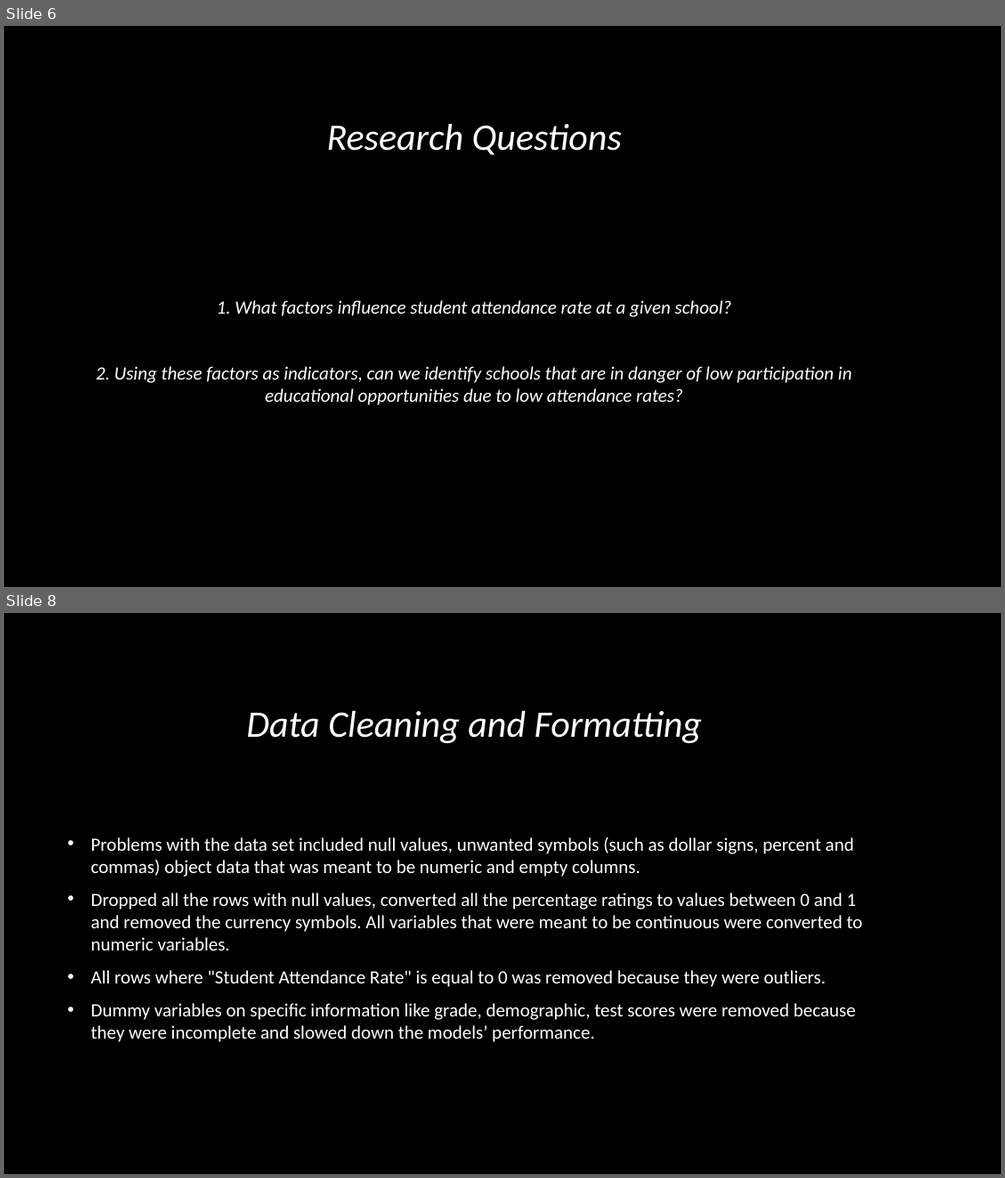
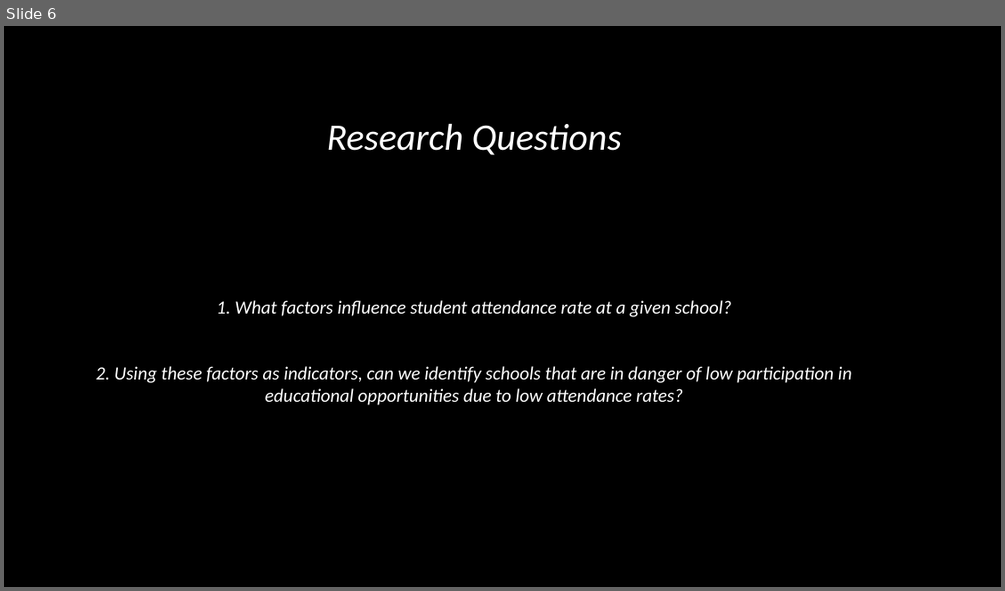
Before and after one commit to ayan1995/Thinkful, a slide deck: Bootcamp/Unit 3 Deeper into Supervised Learning/Supervised Learning Capstone/data-science-for-good/PASSNYC Capstone Predicting Attendance .pptx. Shown one above the other, each under a label of ours: slides 6 and 8 before the commit, slide 6 after it; the slides between them are not shown. The pictures are 1005x1178 and 1005x591 pixels, drawn with LibreOffice and Linux fonts; fonts in the diff are those of the drawing; background and template pictures are left out. Boxes give left, top, right and bottom in pixels: in the first picture for what was removed or moved away, otherwise in the second. Text is boxed around its words. In the diff, an @@ line names an element or a change of style, - is before the commit and + after.

Commit message:
Predicting Attendance Capstone

```diff
--- a/Bootcamp/Unit 3 Deeper into Supervised Learning/Supervised Learning Capstone/data-science-for-good/PASSNYC Capstone Predicting Attendance .pptx
+++ b/Bootcamp/Unit 3 Deeper into Supervised Learning/Supervised Learning Capstone/data-science-for-good/PASSNYC Capstone Predicting Attendance .pptx
@@ slide 8 removed at [4,613,1001,1174], background picture (left out) @@
@@ title removed at [246,711,702,744] @@
-Data Cleaning and Formatting
@@ text removed at [91,837,863,1042] @@
-• Problems with the data set included null values, unwanted symbols (such as dollar signs, percent and commas) object data that was meant to be numeric and empty columns.
-• Dropped all the rows with null values, converted all the percentage ratings to values between 0 and 1 and removed the currency symbols. All variables that were meant to be continuous were converted to numeric variables.
-• All rows where "Student Attendance Rate" is equal to 0 was removed because they were outliers.
-• Dummy variables on specific information like grade, demographic, test scores were removed because they were incomplete and slowed down the models’ performance.
```
Also in this commit, not shown: 5 slides changed, 2 other slides removed, 2 other files.
